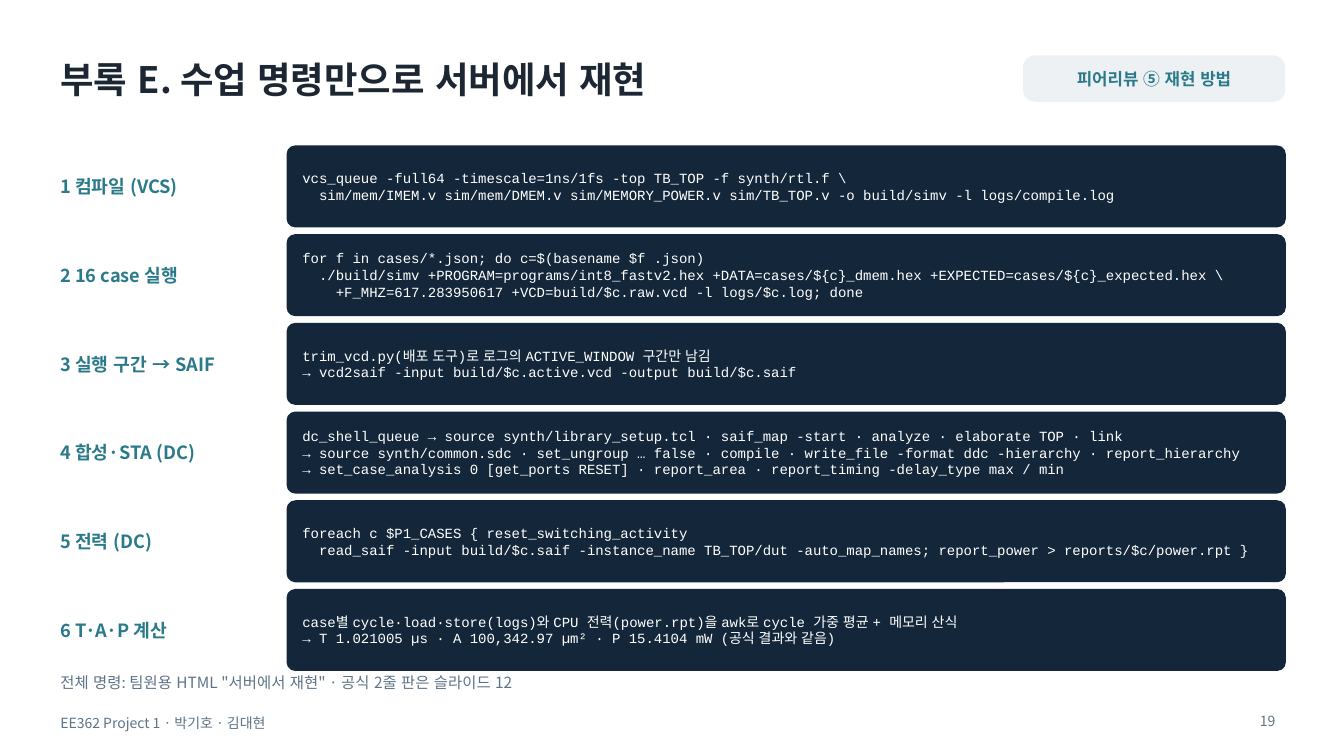
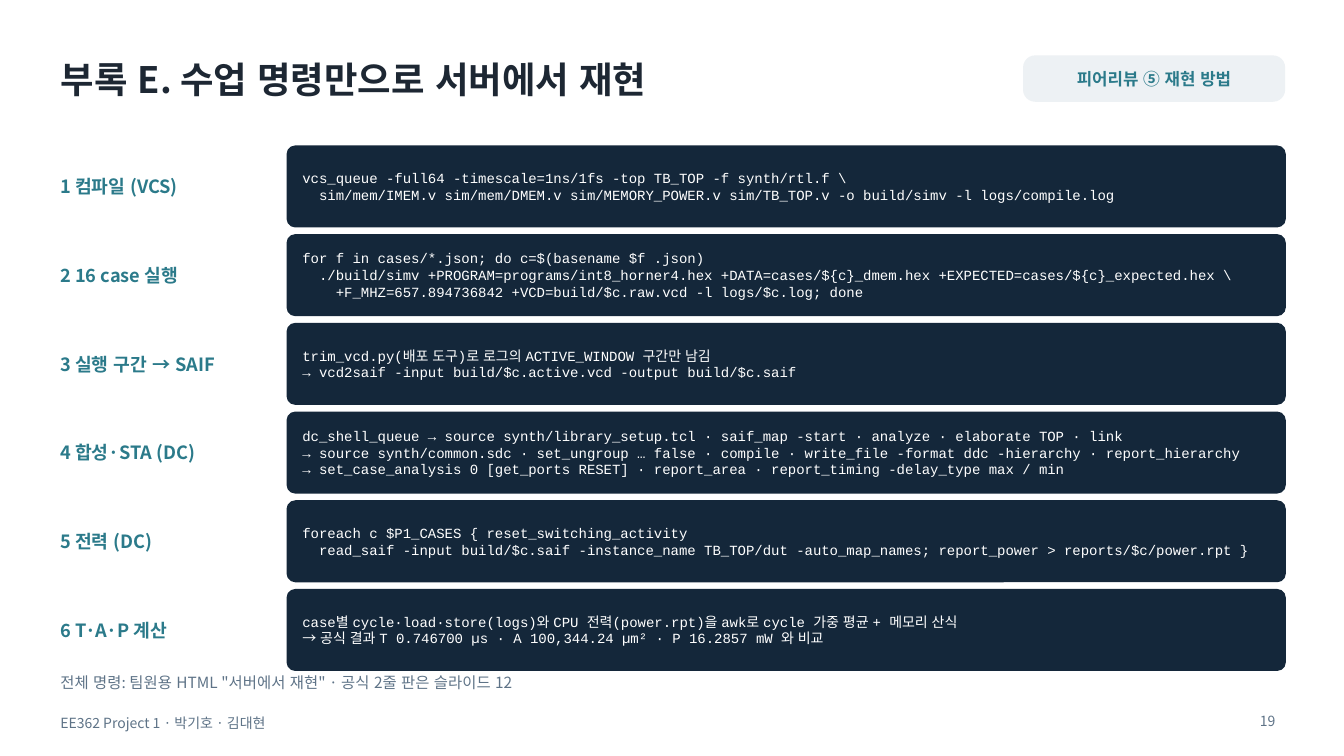
Before and after one commit to ttkpark/DICE_Project, a slide deck: slide 19 of Project_1/Project1_R1p7_Update_20261112/presentation/project1.pptx. Drawn at 1344x756 pixels with LibreOffice and Linux fonts; fonts in the diff are those of the drawing. Boxes give left, top, right and bottom in pixels: in the first picture for what was removed or moved away, otherwise in the second. Text is boxed around its words. In the diff, an @@ line names an element or a change of style, - is before the commit and + after.

```diff
--- a/Project_1/Project1_R1p7_Update_20261112/presentation/project1.pptx
+++ b/Project_1/Project1_R1p7_Update_20261112/presentation/project1.pptx
@@ text at (319,270,1215,300): text changed @@
-./build/simv +PROGRAM=programs/int8_fastv2.hex +DATA=cases/${c}_dmem.hex +EXPECTED=cases/${c}_expected.hex \
-+F_MHZ=617.283950617 +VCD=build/$c.raw.vcd -l logs/$c.log; done
+./build/simv +PROGRAM=programs/int8_horner4.hex +DATA=cases/${c}_dmem.hex +EXPECTED=cases/${c}_expected.hex \
++F_MHZ=657.894736842 +VCD=build/$c.raw.vcd -l logs/$c.log; done
@@ text at (320,631,824,646): text changed @@
-→ T 1.021005 µs · A 100,342.97 µm² · P 15.4104 mW (공식 결과와 같음)
+→ 공식 결과 T 0.746700 µs · A 100,344.24 µm² · P 16.2857 mW 와 비교
```
Also in this commit, not shown: 15 other slides changed, 6 other files.
